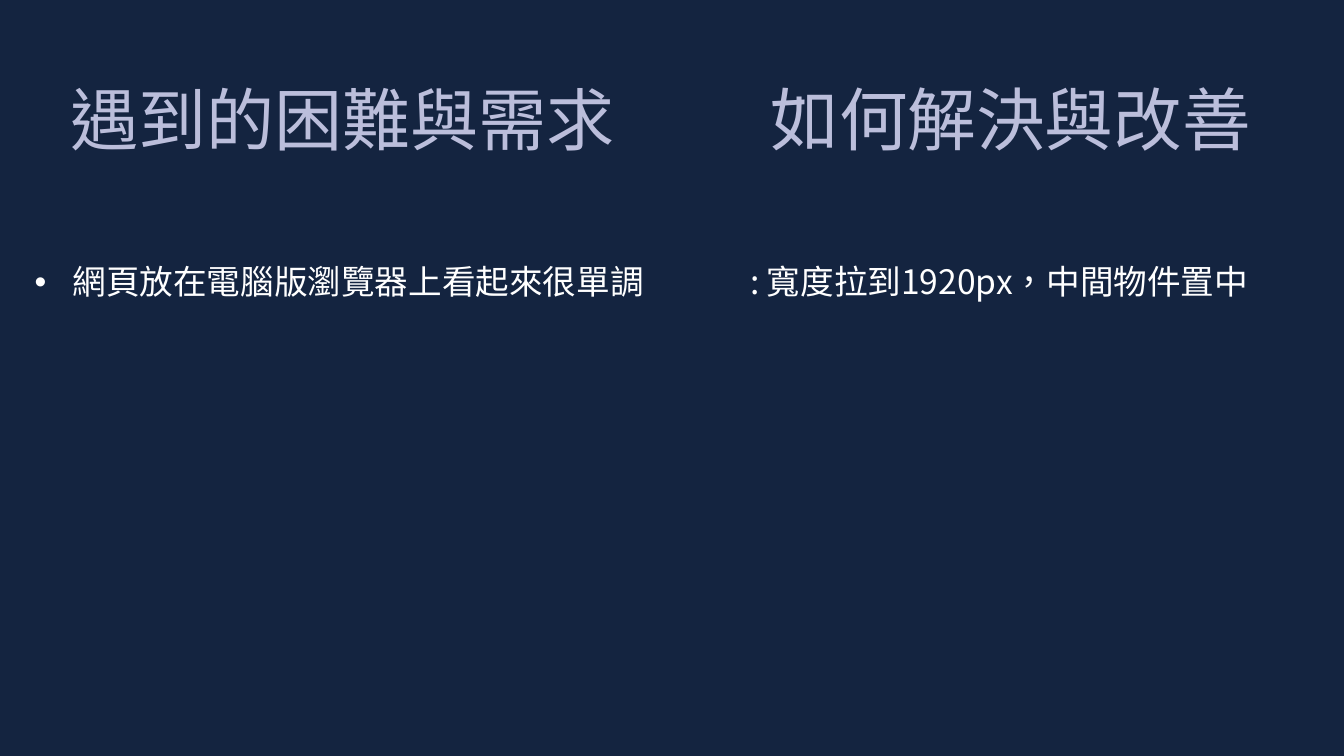
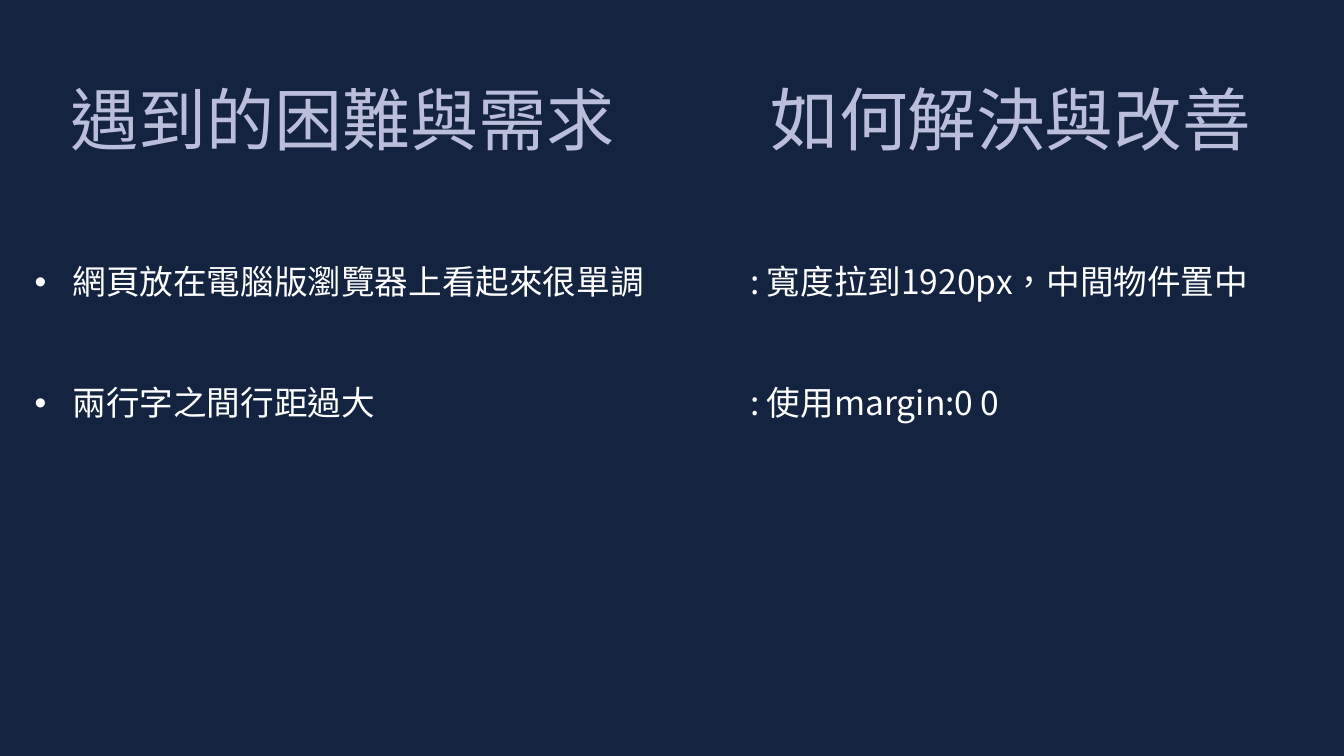
Before and after one commit to leonasdev/WebMidProject, a slide deck: slide 4 of 企劃書.pptx. Drawn at 1344x756 pixels with LibreOffice and Linux fonts; fonts in the diff are those of the drawing. Boxes give left, top, right and bottom in pixels: in the first picture for what was removed or moved away, otherwise in the second. Text is boxed around its words. In the diff, an @@ line names an element or a change of style, - is before the commit and + after.

```diff
--- a/企劃書.pptx
+++ b/企劃書.pptx
@@ text at box(72, 386, 374, 418): paragraph added @@
+• 兩行字之間行距過大
@@ text at box(767, 387, 1000, 424): paragraph added @@
+: 使用margin:0 0
```
Also in this commit, not shown: 1 other slide changed, 1 slide added, 1 slide removed.
